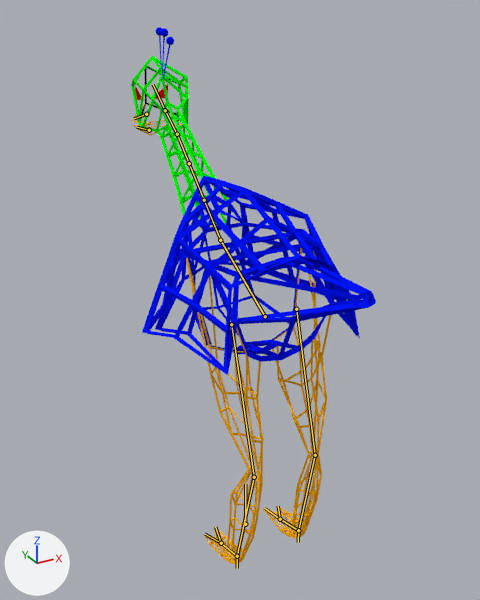
A saved change to the Blender file Prototyp/Assets/Models/Level2/Bird/NeonBird_Ani.blend.
One viewpoint serves both versions: a camera (50 mm lens) standing at (-4.63, -8.2, 3.9) and looking at (0.21, 0.59, -0.49). The axes (+X, +Y, +Z) are drawn at lower left. The lights are the same throughout. The bones that bend it are drawn over the model as lines.
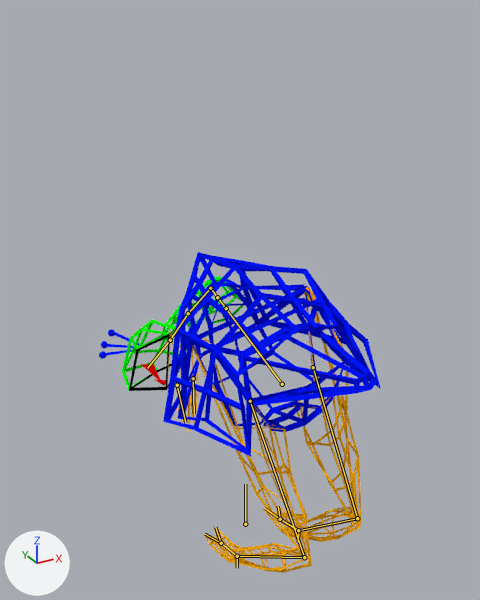
The newer file adds an action. The first version stands in its rest pose; the second is drawn at frame 24 of the action 'awake2.001'.

What changed in the scene script:
```text
Change bone_body:
    where bone_body = bpy.data.objects['Armature'].pose.bones['Body']  # child of 'Root'
    bone_body.location: (0.0, 0.0, 0.0) -> (0.42, -0.88, -0.3)
    bone_body.rotation_quaternion: (1.0, 0.0, 0.0, 0.0) -> (0.993, -0.06, -0.102, 0.005)  # degrees (0, 0, 0) -> degrees (-7, -12, 1)
Change bone_neck1:
    where bone_neck1 = bpy.data.objects['Armature'].pose.bones['Neck1']  # child of 'Body'
    bone_neck1.rotation_euler: (0.0, 0.0, 0.0) -> (0.942, -0.314, -0.0175)  # degrees (0, 0, 0) -> degrees (54, -18, -1)
Change bone_neck3:
    where bone_neck3 = bpy.data.objects['Armature'].pose.bones['Neck3']  # child of 'Neck2'
    bone_neck3.rotation_quaternion: (1.0, 0.0, 0.0, 0.0) -> (0.57, 0.425, 0.19, -0.677)  # degrees (0, 0, 0) -> degrees (22, 52, -89)
Change bone_thigh_l:
    where bone_thigh_l = bpy.data.objects['Armature'].pose.bones['Thigh_L']  # child of 'Body'
    bone_thigh_l.rotation_quaternion: (1.0, 0.0, 0.0, 0.0) -> (0.994, -0.075, -0.034, -0.074)  # degrees (0, 0, 0) -> degrees (-8, -4, -8)
Change bone_calf_l:
    where bone_calf_l = bpy.data.objects['Armature'].pose.bones['Calf_L']  # child of 'Thigh_L'
    bone_calf_l.rotation_quaternion: (1.0, 0.0, 0.0, 0.0) -> (0.921, -0.387, 0.008, -0.054)  # degrees (0, 0, 0) -> degrees (-45, -2, -6)
Change bone_thigh_r:
    where bone_thigh_r = bpy.data.objects['Armature'].pose.bones['Thigh_R']  # child of 'Body'
    bone_thigh_r.rotation_quaternion: (1.0, 0.0, 0.0, 0.0) -> (0.992, 0.059, -0.036, 0.104)  # degrees (0, 0, 0) -> degrees (6, -5, 12)
Change bone_calf_r:
    where bone_calf_r = bpy.data.objects['Armature'].pose.bones['Calf_R']  # child of 'Thigh_R'
    bone_calf_r.rotation_quaternion: (1.0, 0.0, 0.0, 0.0) -> (0.881, -0.462, 0.009, -0.097)  # degrees (0, 0, 0) -> degrees (-55, -4, -10)
```

Boxes (x1, y1, x2, y2) around the edits, measured in the pictures (480 x 600 px):
'Cube.006', posed: before (142, 176, 360, 375); after (163, 252, 381, 456)
'Cube.004', posed (16% wider, 9% shorter): before (186, 248, 331, 564); after (192, 287, 361, 573)
'Cube.000', posed (26% taller): before (233, 258, 376, 323); after (243, 325, 378, 407)
'Cube.003', posed (26% wider, 31% shorter): before (131, 56, 228, 224); after (122, 276, 244, 391)
'Cube.007', posed: before (191, 224, 288, 353); after (212, 303, 299, 426)
'Cube.001', posed: before (156, 27, 174, 80); after (99, 329, 140, 359)
'Cube.005', posed (40% narrower, 225% taller): before (131, 104, 183, 135); after (167, 330, 198, 433)
'Cube.002', posed (24% narrower, 35% taller): before (135, 84, 168, 100); after (141, 364, 166, 386)
bone 'Body', root to tip: before (265, 316) to (220, 240); after (282, 384) to (226, 308)
bone 'Neck1', root to tip: before (220, 240) to (204, 200); after (226, 308) to (217, 297)
bone 'Neck3', root to tip: before (189, 163) to (177, 134); after (210, 288) to (188, 313)
bone 'Thigh_L', root to tip: before (296, 309) to (315, 455); after (313, 367) to (357, 518)
bone 'Calf_L', root to tip: before (315, 455) to (298, 530); after (357, 518) to (298, 530)
bone 'Thigh_R', root to tip: before (231, 324) to (254, 477); after (250, 401) to (304, 557)
bone 'Calf_R', root to tip: before (254, 477) to (237, 556); after (304, 557) to (237, 556)
